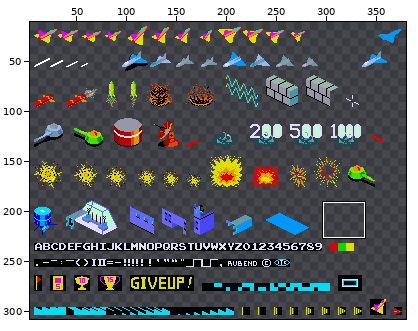
Two versions of one sprite sheet, res/spritesheet.png. Above, an overview of the earlier version with the close-up marked.
Close-up. As it was:
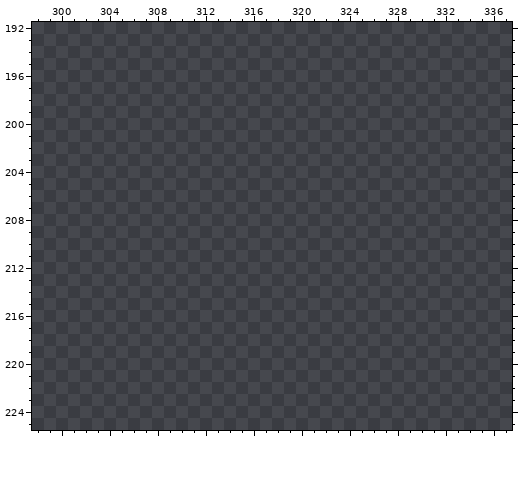
The file is 384x320 pixels. Shown: x 298..337, y 192..225. The wide view leaves out empty margins.
The result:
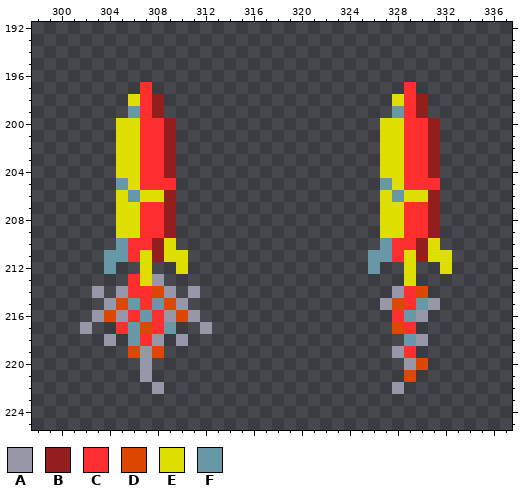
Palette (. is transparent): A #9797a8  B #941e1e  C #ff2f2f  D #de4700  E #dede00  F #6897a8
Edits made:
@@ x 298..337 @@
 196 ........................................
-197 ........................................
-198 ........................................
-199 ........................................
-200 ........................................
-201 ........................................
-202 ........................................
-203 ........................................
-204 ........................................
-205 ........................................
-206 ........................................
-207 ........................................
-208 ........................................
-209 ........................................
-210 ........................................
-211 ........................................
-212 ........................................
-213 ........................................
-214 ........................................
-215 ........................................
-216 ........................................
-217 ........................................
-218 ........................................
-219 ........................................
-220 ........................................
-221 ........................................
-222 ........................................
+197 .........C.....................C........
+198 ........ECB...................ECB.......
+199 ........FCB...................FCB.......
+200 .......EECCB.................EECCB......
+201 .......EECCB.................EECCB......
+202 .......EECCB.................EECCB......
+203 .......EECCB.................EECCB......
+204 .......EECCB.................EECCB......
+205 .......FECCC.................FECCC......
+206 .......EFEEB.................EFEEB......
+207 .......EECCB.................EECCB......
+208 .......EECCB.................EECCB......
+209 .......EECCB.................EECCB......
+210 .......FCCBE.................FCCBE......
+211 ......FFCEBEE...............FFCEBEE.....
+212 ......F..E..E...............F..E..E.....
+213 ........CEA....................E........
+214 .....A.ACCDA.A................ACD.......
+215 ......ADFCFDA................ADCFA......
+216 .....ADACFCADA................CFA.......
+217 ....A..CFDCF..A...............DC........
+218 ......A.FCA.A..................FA.......
+219 ........DAD...................AC........
+220 .........A.....................AD.......
+221 .........A.....................D........
+222 ..........A...................A.........
 223 ........................................
Where, in picture pixels (left, top, right, bottom), the same in both close-ups:
added: (80, 82, 212, 394)
added: (368, 82, 452, 394)
